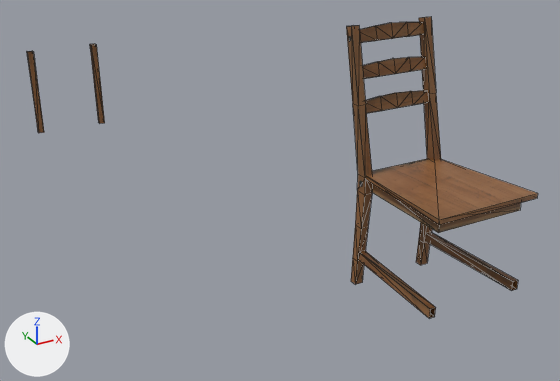
What one commit did to the COLLADA model Haunted Castle/Datensatz/woodchair1/woodchair1.dae.
Camera for both pictures: a 50 mm lens placed at (-14.94, 3.64, 9.63), pointed at (-6.06, 19.79, 1.56). The lights are fixed; the arrows at lower left show +X, +Y and +Z. Mesh edges are drawn as thin lines. Where no turn or scale is listed for an object, it has been applied to the vertices.

The older version as bpy lines, for what is in view:
```python
me_leglow1_group_leglow1_pasted__polysurface74_leglow1_polysurf = bpy.data.meshes.new('leglow1:group leglow1:pasted__polySurface74 leglow1:polySurf')
me_leglow1_group_leglow1_pasted__polysurface74_leglow1_polysurf.from_pydata(...)  # 16 vertices, 16 faces; spans x -2.94..-0.67, y -3.14..-2.86, z 0.92..3.65
me_leglow1_group_leglow1_pasted__polysurface74_leglow1_polysurf.materials.append(mat_blinn13sg)  # picture img_chair_diffuse_tga
me_polysurface105 = bpy.data.meshes.new('polySurface105')
me_polysurface105.from_pydata(...)  # 148 vertices, 230 faces; spans x -2.96..-0.59, y -3.07..0.33, z 0.93..6.48
me_polysurface105.materials.append(mat_blinn13sg)  # picture img_chair_diffuse_tga
ob_leglow1_group_leglow1_pasted__polysurface74_leglow1_polysurf = bpy.data.objects.new('leglow1_group_leglow1_pasted__polySurface74_leglow1_polySurf', me_leglow1_group_leglow1_pasted__polysurface74_leglow1_polysurf)
ob_leglow1_group_leglow1_pasted__polysurface74_leglow1_polysurf.location = (-7.2, 32.27, 0.0)
ob_polysurface105 = bpy.data.objects.new('polySurface105', me_polysurface105)
ob_polysurface105.location = (-3.6, 16.14, 0.0)
```
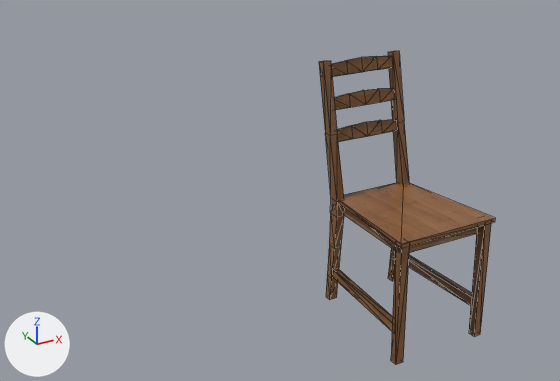
Changed parts and their boxes (x1, y1, x2, y2) in the pictures (560 x 381 px):
'polySurface105', moved
    before: (346, 17, 538, 318)
    after: (319, 51, 495, 331)
'leglow1_group_leglow1_pasted__polySurface74_leglow1_polySurf', moved
    before: (27, 44, 105, 133)
    after: (391, 223, 491, 365)

The change, as a list of edits to the scene's bpy script:
```text
Change me_polysurface105:
    where me_polysurface105.from_pydata(...)  # 148 vertices, 230 faces; spans x -2.96..-0.59, y -3.07..0.33, z 0.93..6.48
    used by ob_polysurface105; location = (-3.6, 16.14, 0.0)
    me_polysurface105 part 1: the whole mesh is moved by (-3.6, 17.14, -0.93)
Change me_leglow1_group_leglow1_pasted__polysurface74_leglow1_polysurf:
    where me_leglow1_group_leglow1_pasted__polysurface74_leglow1_polysurf.from_pydata(...)  # 16 vertices, 16 faces; spans x -2.94..-0.67, y -3.14..-2.86, z 0.92..3.65
    used by ob_leglow1_group_leglow1_pasted__polysurface74_leglow1_polysurf; location = (-7.2, 32.27, 0.0)
    me_leglow1_group_leglow1_pasted__polysurface74_leglow1_polysurf part 2: the whole mesh is moved by (-3.6, 17.14, -0.93)
Change ob_polysurface105:
    ob_polysurface105.location: (-3.6, 16.14, 0.0) -> (0.0, 0.0, 0.0)
Change ob_leglow1_group_leglow1_pasted__polysurface74_leglow1_polysurf:
    ob_leglow1_group_leglow1_pasted__polysurface74_leglow1_polysurf.location: (-7.2, 32.27, 0.0) -> (0.0, 0.0, 0.0)
```
